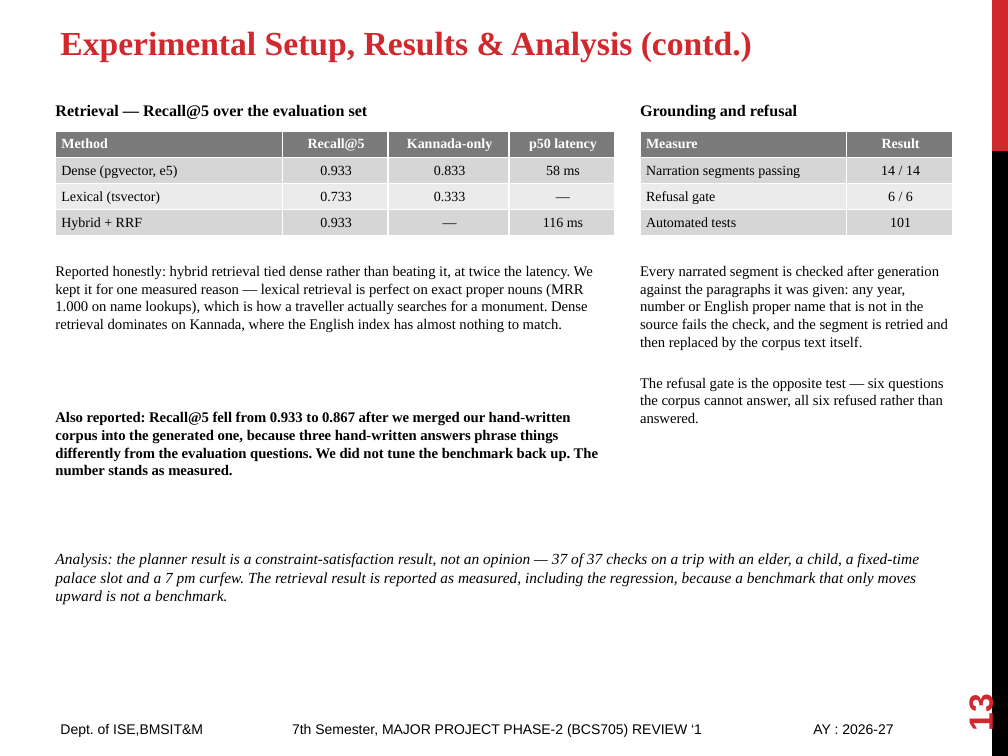
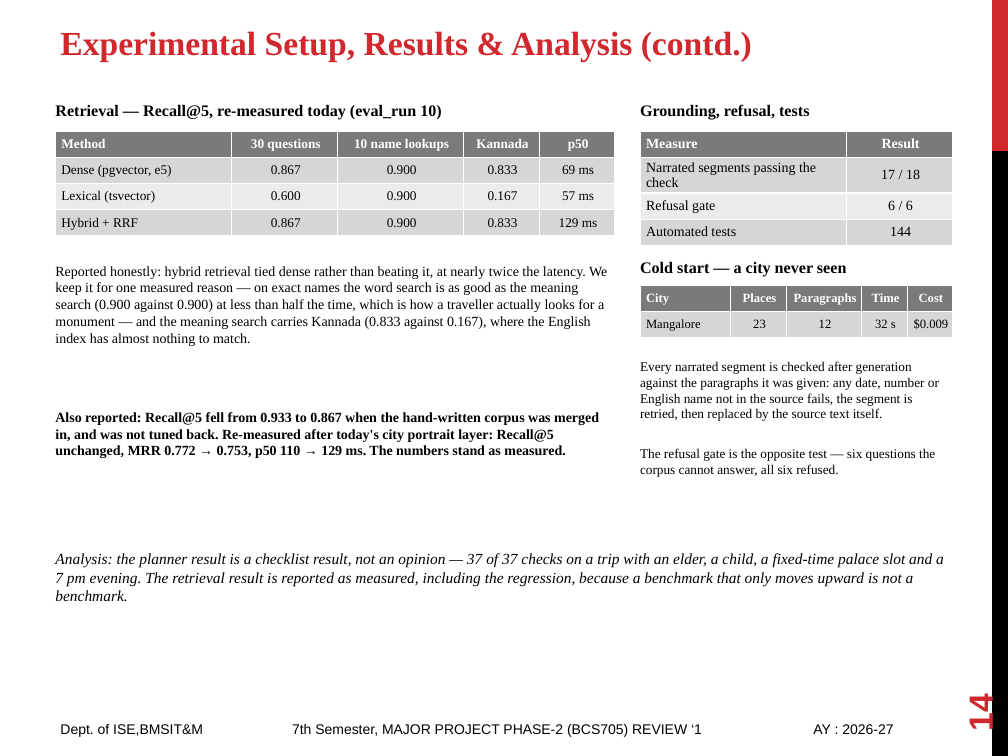
Before and after one commit to Pushkar69RS/NovaTripAI, a slide deck: slide 14 of docs/review1/Travel_Yantra_Phase2_Review1.pptx (slide 13 before the commit). Drawn at 1008x756 pixels with LibreOffice and Linux fonts; fonts in the diff are those of the drawing. Boxes give left, top, right and bottom in pixels: in the first picture for what was removed or moved away, otherwise in the second. Text is boxed around its words. In the diff, an @@ line names an element or a change of style, - is before the commit and + after.

```diff
--- a/docs/review1/Travel_Yantra_Phase2_Review1.pptx
+++ b/docs/review1/Travel_Yantra_Phase2_Review1.pptx
@@ text at [55, 104, 441, 120]: text changed @@
-Retrieval — Recall@5 over the evaluation set
+Retrieval — Recall@5, re-measured today (eval_run 10)
@@ text at [640, 104, 809, 120]: text changed @@
-Grounding and refusal
+Grounding, refusal, tests
@@ table at [55, 131, 615, 236] @@
-column 2: Recall@5 | 0.933 | 0.733 | 0.933
-column 3: Kannada-only | 0.833 | 0.333 | —
-column 4: p50 latency | 58 ms | — | 116 ms
+column 2: 30 questions | 0.867 | 0.600 | 0.867
+column 3: 10 name lookups | 0.900 | 0.900 | 0.900
+column 4: Kannada | 0.833 | 0.167 | 0.833
+column 5: p50 | 69 ms | 57 ms | 129 ms
@@ table at [640, 131, 953, 240] @@
-row 2, column 1: Narration segments passing
+row 2, column 1: Narrated segments passing the check
-row 2, column 2: 14 / 14
+row 2, column 2: 17 / 18
-row 4, column 2: 101
+row 4, column 2: 144
@@ text at [55, 266, 607, 346]: text changed; size 10.5 to 10 pt @@
-Reported honestly: hybrid retrieval tied dense rather than beating it, at twice the latency. We kept it for one measured reason — lexical retrieval is perfect on exact proper nouns (MRR 1.000 on name lookups), which is how a traveller actually searches for a monument. Dense retrieval dominates on Kannada, where the English index has almost nothing to match.
+Reported honestly: hybrid retrieval tied dense rather than beating it, at nearly twice the latency. We keep it for one measured reason — on exact names the word search is as good as the meaning search (0.900 against 0.900) at less than half the time, which is how a traveller actually looks for a monument — and the meaning search carries Kannada (0.833 against 0.167), where the English index has almost nothing to match.
@@ text added at [640, 261, 847, 277], 11.5 pt, text #000000, bold @@
+Cold start — a city never seen
@@ table added at [640, 285, 953, 338], 2 rows, 5 columns @@
+City | Places | Paragraphs | Time | Cost
+Mangalore | 23 | 12 | 32 s | $0.009
@@ text at [640, 361, 939, 477]: text changed; size 10.5 to 9.5 pt @@
-Every narrated segment is checked after generation against the paragraphs it was given: any year, number or English proper name that is not in the source fails the check, and the segment is retried and then replaced by the corpus text itself.
-The refusal gate is the opposite test — six questions the corpus cannot answer, all six refused rather than answered.
+Every narrated segment is checked after generation against the paragraphs it was given: any date, number or English name not in the source fails, the segment is retried, then replaced by the source text itself.
+The refusal gate is the opposite test — six questions the corpus cannot answer, all six refused.
@@ text at [55, 412, 599, 458]: text changed; size 10.5 to 10 pt @@
-Also reported: Recall@5 fell from 0.933 to 0.867 after we merged our hand-written corpus into the generated one, because three hand-written answers phrase things differently from the evaluation questions. We did not tune the benchmark back up. The number stands as measured.
+Also reported: Recall@5 fell from 0.933 to 0.867 when the hand-written corpus was merged in, and was not tuned back. Re-measured after today's city portrait layer: Recall@5 unchanged, MRR 0.772 → 0.753, p50 110 → 129 ms. The numbers stand as measured.
@@ text at [55, 553, 944, 601]: text changed @@
-Analysis: the planner result is a constraint-satisfaction result, not an opinion — 37 of 37 checks on a trip with an elder, a child, a fixed-time palace slot and a 7 pm curfew. The retrieval result is reported as measured, including the regression, because a benchmark that only moves upward is not a benchmark.
+Analysis: the planner result is a checklist result, not an opinion — 37 of 37 checks on a trip with an elder, a child, a fixed-time palace slot and a 7 pm evening. The retrieval result is reported as measured, including the regression, because a benchmark that only moves upward is not a benchmark.
@@ page number at [962, 697, 1000, 730]: text changed @@
-13
+14
```
Also in this commit, not shown: 10 other slides changed, 1 slide added, 9 other files.
